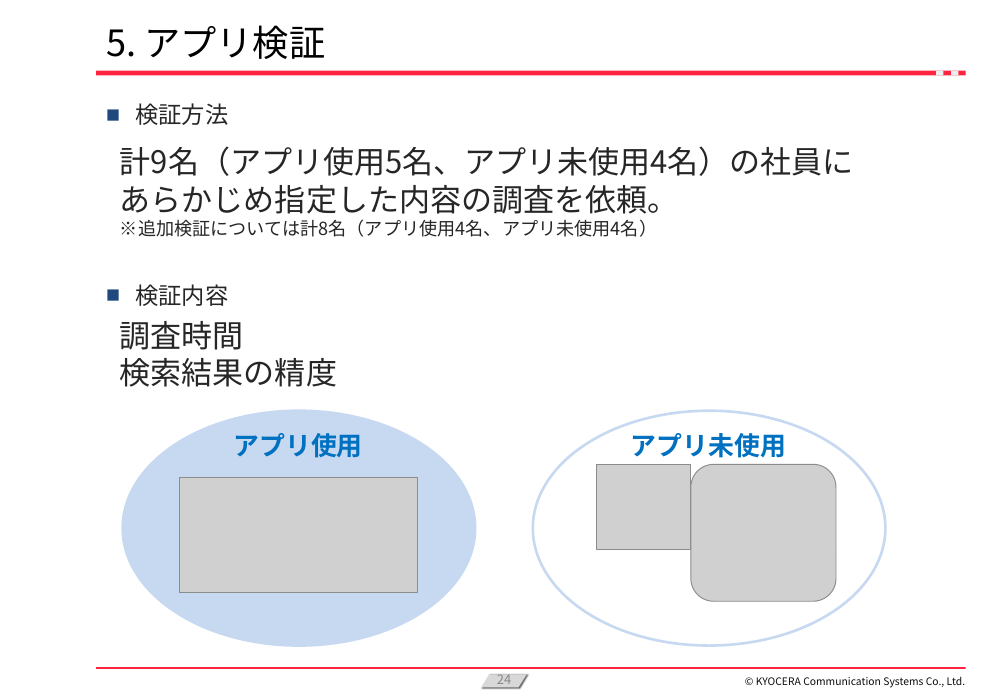
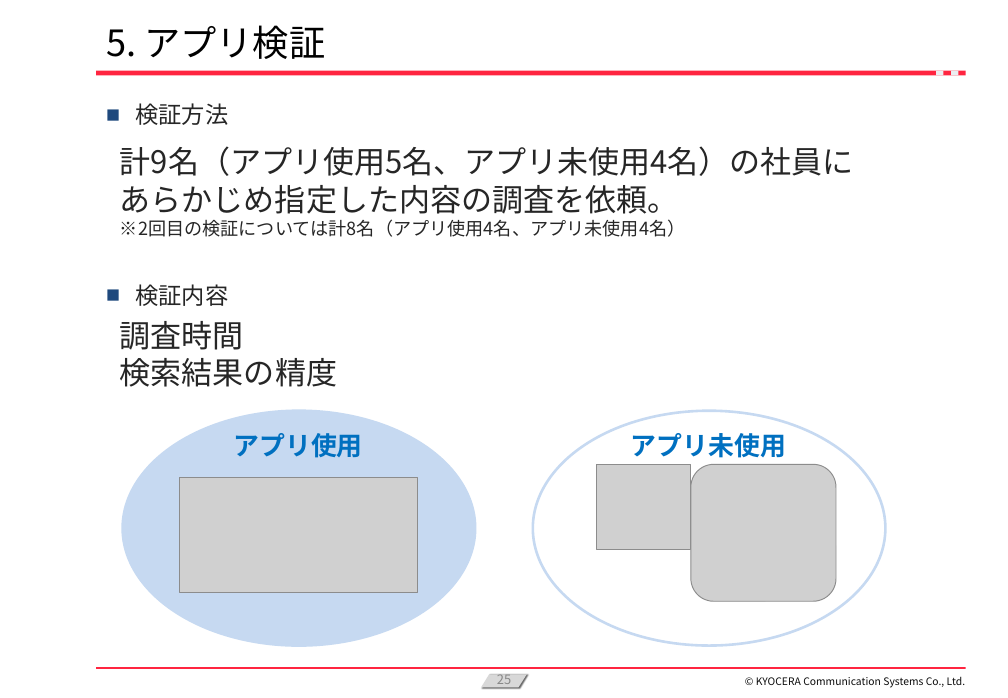
Before and after one commit to KanataOsako/SCSA, a slide deck: slide 25 of src/研究レポート/業務改善【大迫かなた】2024年予選会資料.pptx (slide 24 before the commit). Drawn at 1008x698 pixels with LibreOffice and Linux fonts; fonts in the diff are those of the drawing; grey boxes stand for pictures; background and template pictures are left out. Boxes give left, top, right and bottom in pixels: in the first picture for what was removed or moved away, otherwise in the second. Text is boxed around its words. In the diff, an @@ line names an element or a change of style, - is before the commit and + after.

```diff
--- a/src/研究レポート/業務改善【大迫かなた】2024年予選会資料.pptx
+++ b/src/研究レポート/業務改善【大迫かなた】2024年予選会資料.pptx
@@ text at <box>120,219,685,237</box>: text changed @@
-※追加検証については計8名（アプリ使用4名、アプリ未使用4名）
+※2回目の検証については計8名（アプリ使用4名、アプリ未使用4名）
@@ page number at <box>497,674,511,689</box>: text changed @@
-24
+25
```
Also in this commit, not shown: 29 other slides changed, 3 slides added, 1 slide removed, 1 other file.
